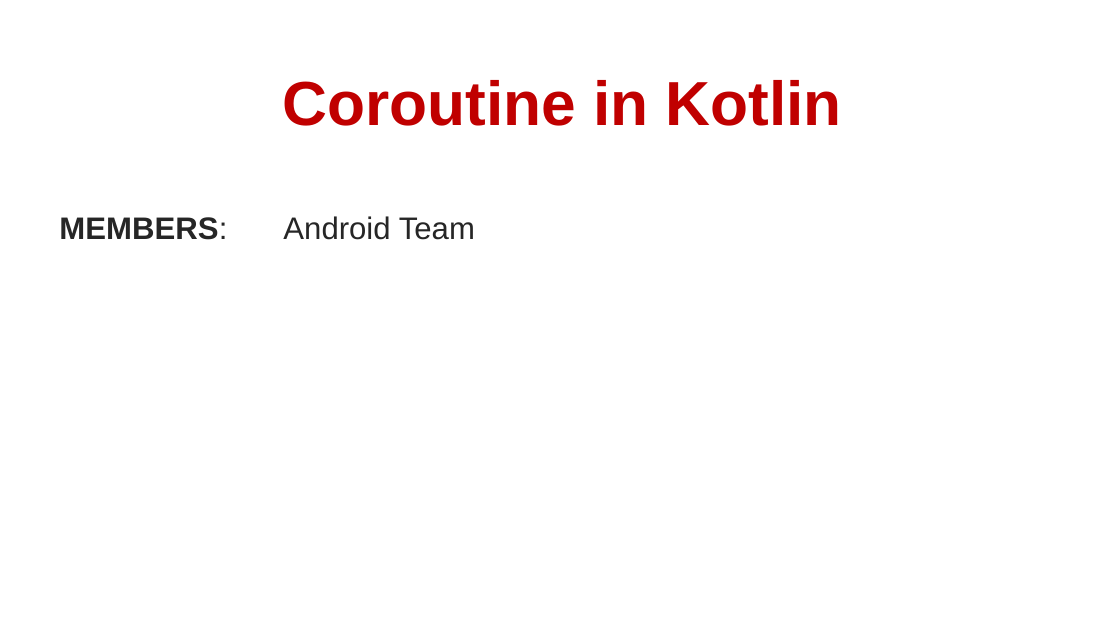
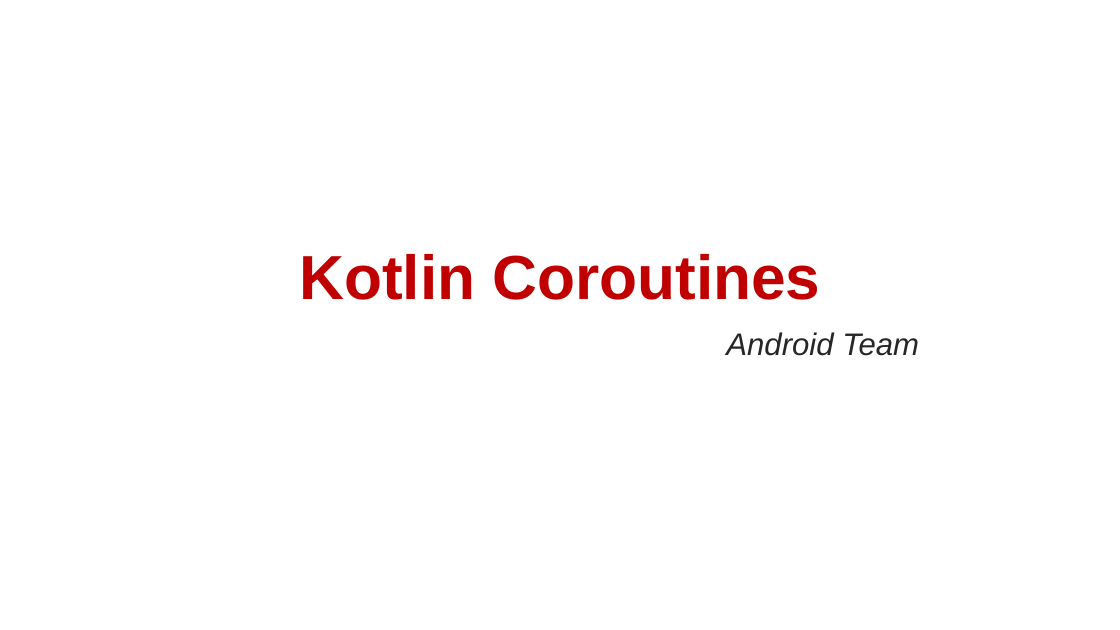
Before and after one commit to homanad/KotlinCoroutines, a slide deck: slide 1 of Coroutine.pptx. Drawn at 1120x630 pixels with LibreOffice and Linux fonts; fonts in the diff are those of the drawing; background and template pictures are left out. Boxes give left, top, right and bottom in pixels: in the first picture for what was removed or moved away, otherwise in the second. Text is boxed around its words. In the diff, an @@ line names an element or a change of style, - is before the commit and + after.

```diff
--- a/Coroutine.pptx
+++ b/Coroutine.pptx
@@ text at [299, 254, 820, 300]: text changed @@
-Coroutine in Kotlin
+Kotlin Coroutines
@@ text at [726, 332, 919, 356]: text changed; italic on @@
-MEMBERS: Android Team
+Android Team
```
Also in this commit, not shown: 15 other slides changed, 14 slides added, 14 slides removed.
